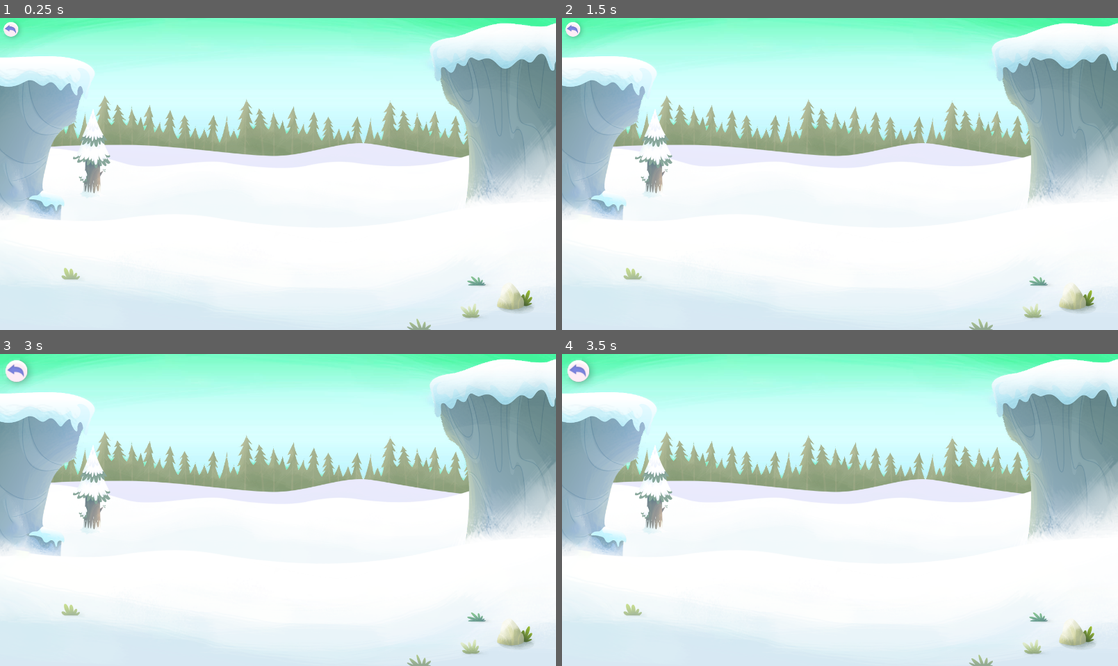
Above: before the commit, frames 1-4 (two rows, left to right).
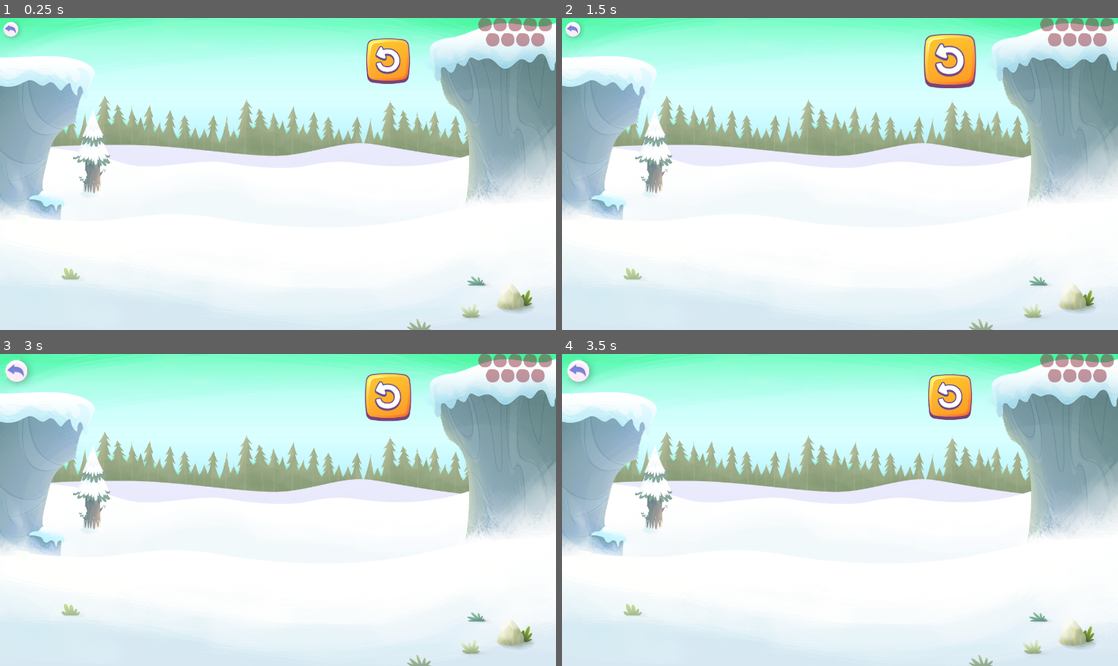
Above: after the commit, the same moments.

Repository: anatolbogun/knock-it-down-godot-port
Game: Godot game, scene res://src/game_states/main_game_state.tscn
Same seed, same stepped clock (60 frames per second), same inputs: the game is played once before the commit and once after it.
Inputs (mouse positions are in pixels of both pictures, inside the frame that each line leads up to):
- Up to frame 1 (0.25 s): no input
- Up to frame 2 (1.5 s): click (951, 61) at 0.52 s; click (951, 61) at 1.27 s
- Up to frame 3 (3 s): click (389, 397) at 2.02 s; click (11, 366) at 2.75 s
- Up to frame 4 (3.5 s): no input

The runs differ from the first frame. In frame 1, 1.9% of the frame differs, in the area x 65-100%, y 0-22%; in frame 2, 2.4%, in the area x 65-100%, y 0-23%; in frame 3, 2.0%; in frame 4, 1.9%.

Commit message:
UI stuff

Diff:
--- a/src/actors/BackButton.gd
+++ /dev/null
@@ -1,21 +0,0 @@
-extends TextureButton
-
-func _enter_tree() -> void:
-	mouse_entered.connect(_on_mouse_entered)
-	mouse_exited.connect(_on_mouse_exited)
-
-
-func _on_mouse_entered() -> void:
-	(create_tween()
-		.tween_property(self, "scale", Vector2(1.5, 1.5), 0.25)
-		.set_trans(Tween.TRANS_BACK)
-		.set_ease(Tween.EASE_OUT)
-	)
-
-
-func _on_mouse_exited() -> void:
-	(create_tween()
-		.tween_property(self, "scale", Vector2(1, 1), 0.25)
-		.set_trans(Tween.TRANS_BACK)
-		.set_ease(Tween.EASE_IN)
-	)
--- /dev/null
+++ b/src/actors/HoverButton.gd
@@ -0,0 +1,37 @@
+extends TextureButton
+
+@export var center_pivot: = true
+@export var hover_pointer: = true
+@export var hover_scale: = 1.2
+@export var tween_duration: = 0.25
+@export var transition: Tween.TransitionType = Tween.TRANS_BACK
+@export var ease_hover: Tween.EaseType = Tween.EASE_OUT
+@export var ease_out: Tween.EaseType = Tween.EASE_IN
+
+
+func _ready() -> void:
+	if hover_pointer:
+		mouse_default_cursor_shape = Control.CURSOR_POINTING_HAND
+
+	if center_pivot:
+		pivot_offset = size / 2
+
+
+	mouse_entered.connect(_on_mouse_entered)
+	mouse_exited.connect(_on_mouse_exited)
+
+
+func _on_mouse_entered() -> void:
+	(create_tween()
+		.tween_property(self, "scale", Vector2(hover_scale, hover_scale), tween_duration)
+		.set_trans(transition)
+		.set_ease(ease_hover)
+	)
+
+
+func _on_mouse_exited() -> void:
+	(create_tween()
+		.tween_property(self, "scale", Vector2(1, 1), tween_duration)
+		.set_trans(transition)
+		.set_ease(ease_out)
+	)
--- a/src/game_states/main_game_state.tscn
+++ b/src/game_states/main_game_state.tscn
@@ -1,9 +1,12 @@
-[gd_scene load_steps=5 format=3 uid="uid://c050dnbmo0boi"]
+[gd_scene load_steps=8 format=3 uid="uid://c050dnbmo0boi"]
 
 [ext_resource type="Texture2D" uid="uid://bojchfn36g6fm" path="res://assets/images/background.jpg" id="1_mw4vm"]
 [ext_resource type="Texture2D" uid="uid://c0ddvcvytxmat" path="res://assets/images/landscape.png" id="2_eocjk"]
 [ext_resource type="Texture2D" uid="uid://qhx0qt55v3ip" path="res://assets/spritesheets/common.sprites/buttonBack.tres" id="3_33gha"]
-[ext_resource type="Script" path="res://src/actors/BackButton.gd" id="4_vjtbf"]
+[ext_resource type="Script" path="res://src/actors/HoverButton.gd" id="4_183qp"]
+[ext_resource type="Texture2D" uid="uid://cq0pp8rdi8un3" path="res://assets/spritesheets/common.sprites/buttonReplay.tres" id="5_ih820"]
+[ext_resource type="Texture2D" uid="uid://oviovqe2jg6p" path="res://assets/spritesheets/common.sprites/buttonReplayDown.tres" id="6_0sw8o"]
+[ext_resource type="Texture2D" uid="uid://dg2ducnan3grv" path="res://assets/spritesheets/common.sprites/counter_dot_2.tres" id="7_p7qtp"]
 
 [node name="MainGameState" type="Node2D"]
 
@@ -22,6 +25,8 @@
 anchors_preset = 15
 anchor_right = 1.0
 anchor_bottom = 1.0
+offset_right = 1366.0
+offset_bottom = 768.0
 grow_horizontal = 2
 grow_vertical = 2
 size_flags_horizontal = 4
@@ -30,6 +35,63 @@
 layout_mode = 0
 offset_right = 40.0
 offset_bottom = 40.0
-mouse_default_cursor_shape = 2
 texture_normal = ExtResource("3_33gha")
-script = ExtResource("4_vjtbf")
+script = ExtResource("4_183qp")
+center_pivot = false
+hover_scale = 1.5
+
+[node name="TextureButton" type="TextureButton" parent="Control"]
+layout_mode = 0
+offset_left = 900.0
+offset_top = 50.0
+offset_right = 1007.0
+offset_bottom = 162.0
+texture_normal = ExtResource("5_ih820")
+texture_pressed = ExtResource("6_0sw8o")
+script = ExtResource("4_183qp")
+
+[node name="Rounds" type="HFlowContainer" parent="Control"]
+layout_mode = 1
+anchors_preset = 1
+anchor_left = 1.0
+anchor_right = 1.0
+offset_left = -200.0
+offset_bottom = 80.0
+grow_horizontal = 0
+alignment = 1
+
+[node name="Round1" type="TextureRect" parent="Control/Rounds"]
+layout_mode = 2
+texture = ExtResource("7_p7qtp")
+
+[node name="Round2" type="TextureRect" parent="Control/Rounds"]
+layout_mode = 2
+texture = ExtResource("7_p7qtp")
+
+[node name="Round3" type="TextureRect" parent="Control/Rounds"]
+layout_mode = 2
+texture = ExtResource("7_p7qtp")
+
+[node name="Round4" type="TextureRect" parent="Control/Rounds"]
+layout_mode = 2
+texture = ExtResource("7_p7qtp")
+
+[node name="Round5" type="TextureRect" parent="Control/Rounds"]
+layout_mode = 2
+texture = ExtResource("7_p7qtp")
+
+[node name="Round6" type="TextureRect" parent="Control/Rounds"]
+layout_mode = 2
+texture = ExtResource("7_p7qtp")
+
+[node name="Round7" type="TextureRect" parent="Control/Rounds"]
+layout_mode = 2
+texture = ExtResource("7_p7qtp")
+
+[node name="Round8" type="TextureRect" parent="Control/Rounds"]
+layout_mode = 2
+texture = ExtResource("7_p7qtp")
+
+[node name="Round9" type="TextureRect" parent="Control/Rounds"]
+layout_mode = 2
+texture = ExtResource("7_p7qtp")
